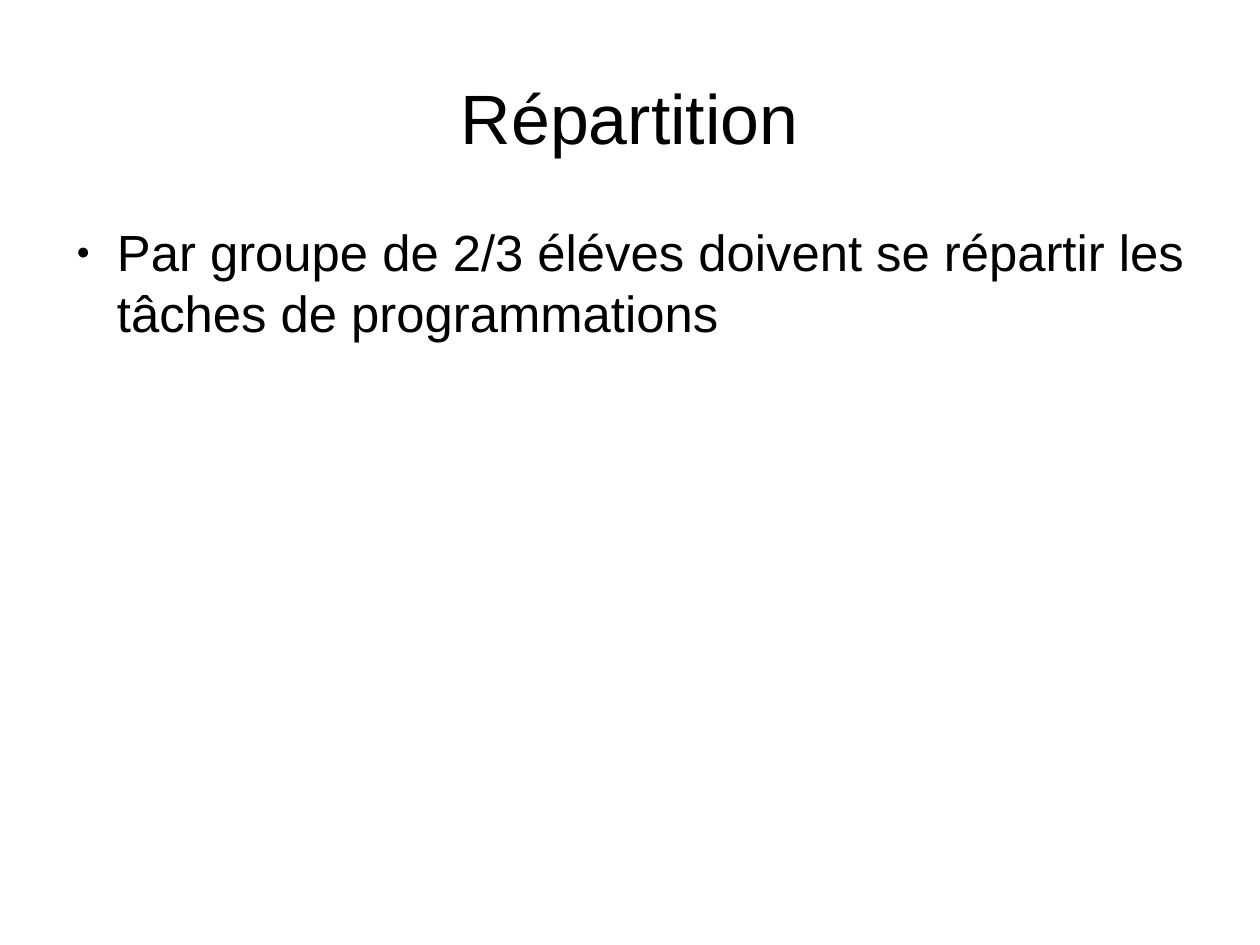
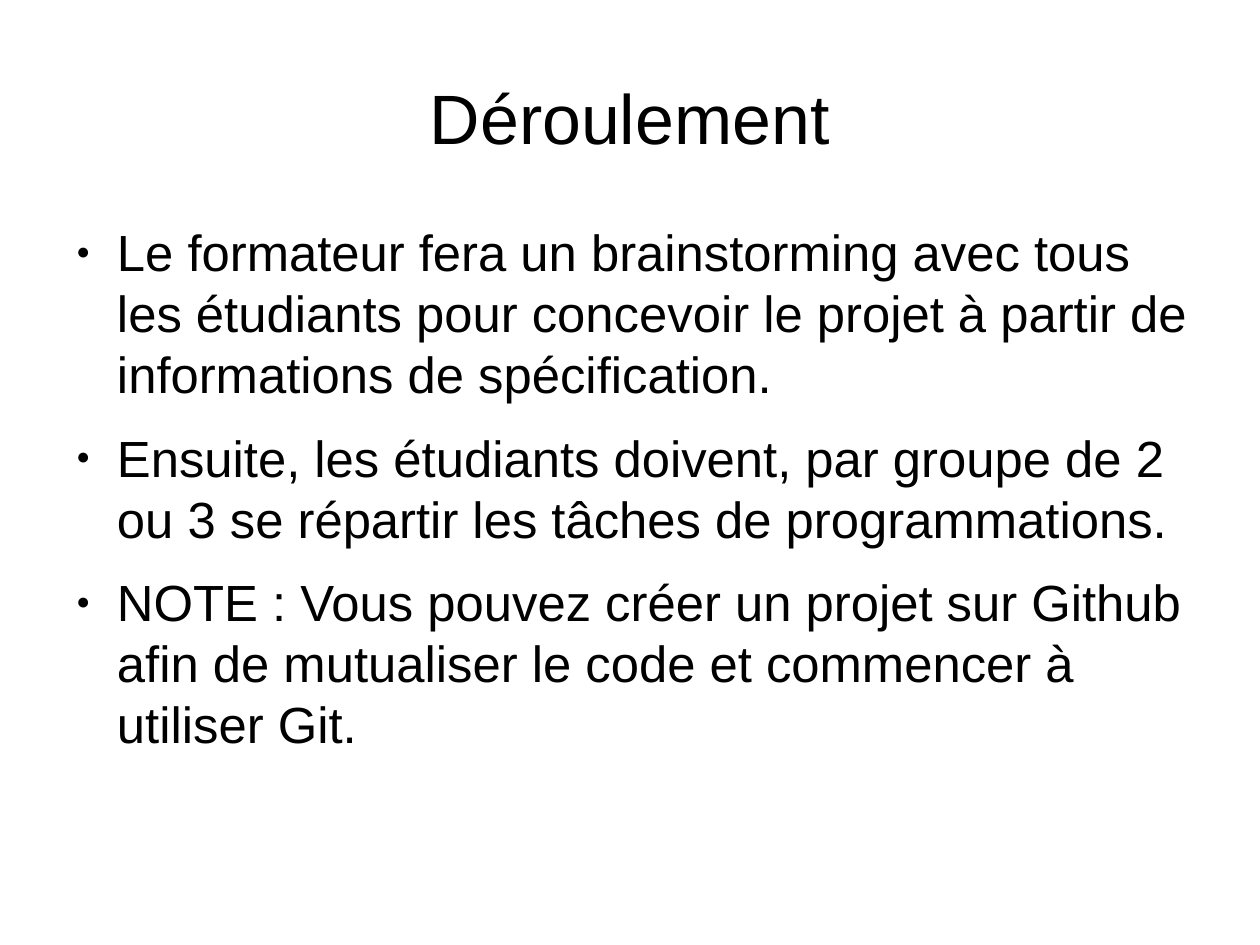
Before and after one commit to TOTOleHero/SmileFormationPHP, a slide deck: slide 3 of mini-projet.odp (slide 2 before the commit). Drawn at 1260x945 pixels with LibreOffice and Linux fonts; fonts in the diff are those of the drawing. Boxes give left, top, right and bottom in pixels: in the first picture for what was removed or moved away, otherwise in the second. Text is boxed around its words. In the diff, an @@ line names an element or a change of style, - is before the commit and + after.

```diff
--- a/mini-projet.odp
+++ b/mini-projet.odp
@@ title at bbox=[430, 92, 830, 145]: text changed @@
-Répartition
+Déroulement
@@ text at bbox=[117, 234, 1186, 744]: text changed @@
-● Par groupe de 2/3 éléves doivent se répartir les tâches de programmations
+● Le formateur fera un brainstorming avec tous les étudiants pour concevoir le projet à partir de informations de spécification.
+● Ensuite, les étudiants doivent, par groupe de 2 ou 3 se répartir les tâches de programmations.
+● NOTE : Vous pouvez créer un projet sur Github afin de mutualiser le code et commencer à utiliser Git.
```
Also in this commit, not shown: 3 other slides changed, 5 slides added.
